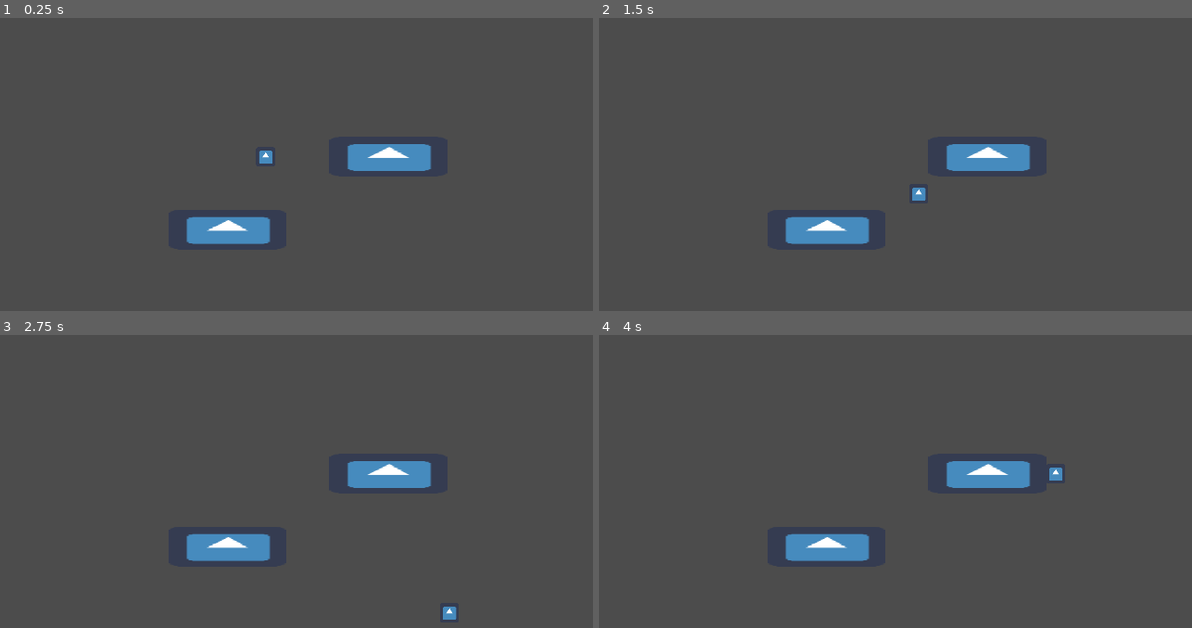
Above: before the commit, frames 1-4 (two rows, left to right).
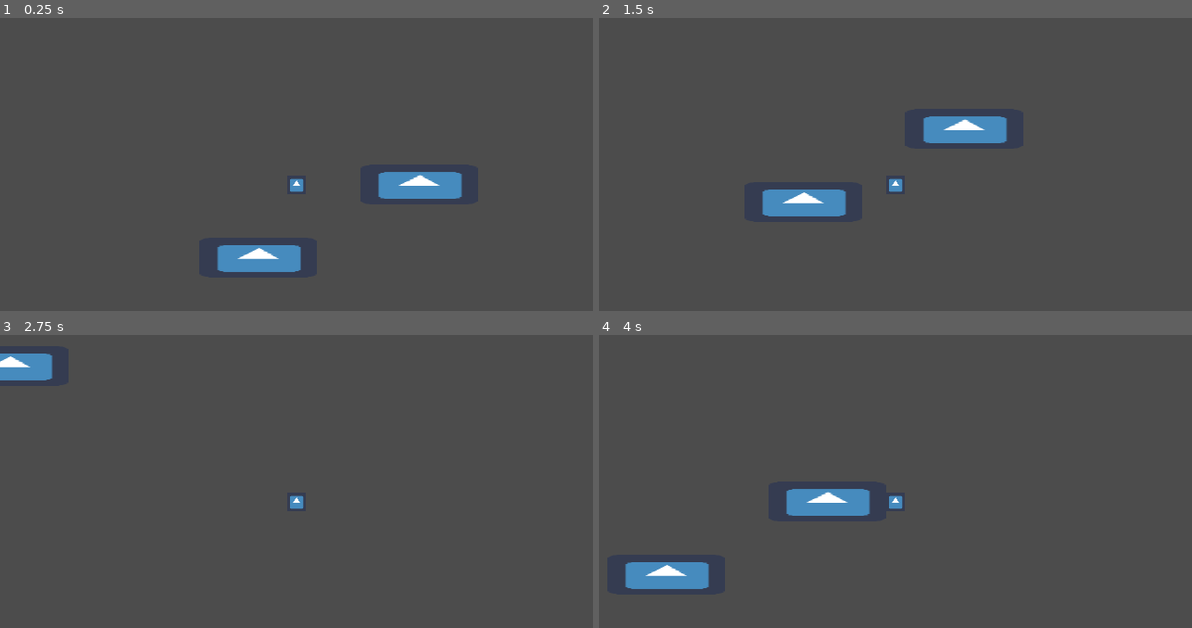
Above: after the commit, the same moments.

Repository: kjanuska/Independent-Study-Game
Game: Godot game, scene res://Scenes/Main.tscn
Two runs of this game, one before a commit and one after it. Both use one fixed random seed, a clock stepped at 60 frames per second and the inputs below. The engine's default icon, where the game draws it, is replaced by a stand-in: a white triangle on a blue panel in a dark square.
Inputs:
- Up to frame 1 (0.25 s): no input
- Up to frame 2 (1.5 s): tap Enter at 0.5 s; hold D (ui_right) 0.53-1.28 s; tap Space at 1.25 s; hold S (ui_down) from 1.28 s (still down)
- Up to frame 3 (2.75 s): release S (ui_down) at 2.03 s; hold D (ui_right) from 2.03 s (still down)
- Up to frame 4 (4 s): release D (ui_right) at 2.78 s; hold W (ui_up) 2.78-3.53 s; hold A (ui_left) from 3.53 s (still down)

The runs differ from the first frame. In frame 1, 5.4% of the frame differs, in the area x 31-78%, y 43-87%; in frame 2, 5.4%; in frame 3, 3.6%; in frame 4, 5.4%, in the area x 4-79%, y 43-87%.

Commit message:
camera and movement
camera follows player
fixed movement when moving in between two directions

Diff:
--- a/Scenes/Player.tscn
+++ b/Scenes/Player.tscn
@@ -24,3 +24,4 @@
 frames = SubResource( 2 )
 
 [node name="Camera2D" type="Camera2D" parent="."]
+current = true
--- a/Scripts/Player.gd
+++ b/Scripts/Player.gd
@@ -1,6 +1,6 @@
 extends KinematicBody2D
 
-var SPEED = 200
+var SPEED = 300
 var motion = Vector2()
 
 func _physics_process(delta):
@@ -19,7 +19,7 @@
 	if Input.is_action_pressed("ui_down"):
 		motion.y = SPEED
 
-	move_and_slide(motion)
+	move_and_slide(motion.normalized() * SPEED)
 
 	if Input.is_action_just_pressed("ui_cancel"):
 		get_tree().quit()
